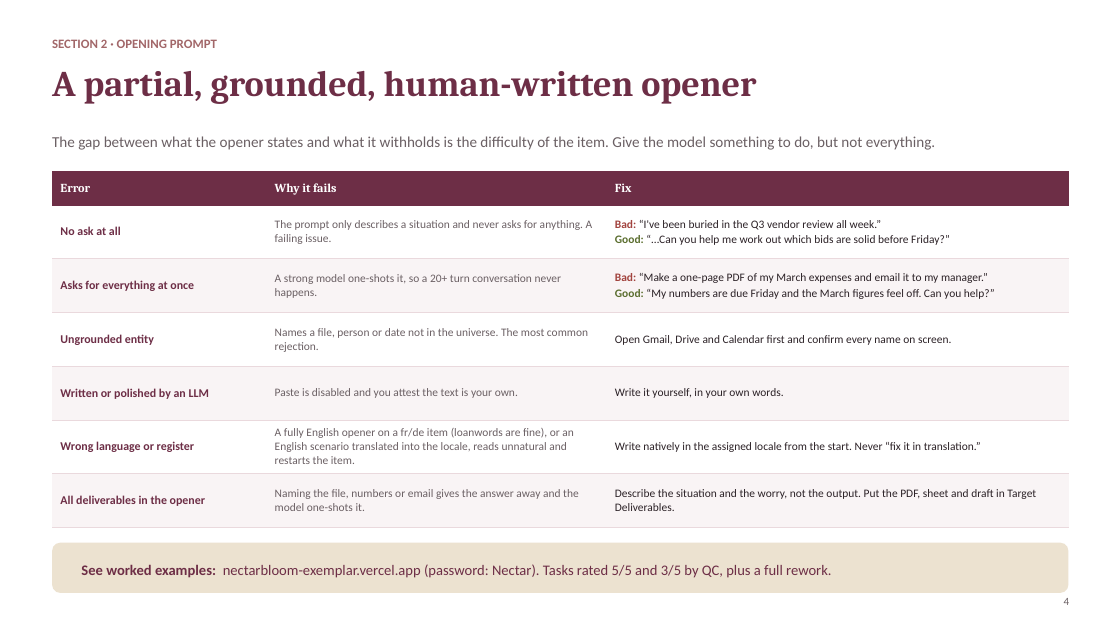
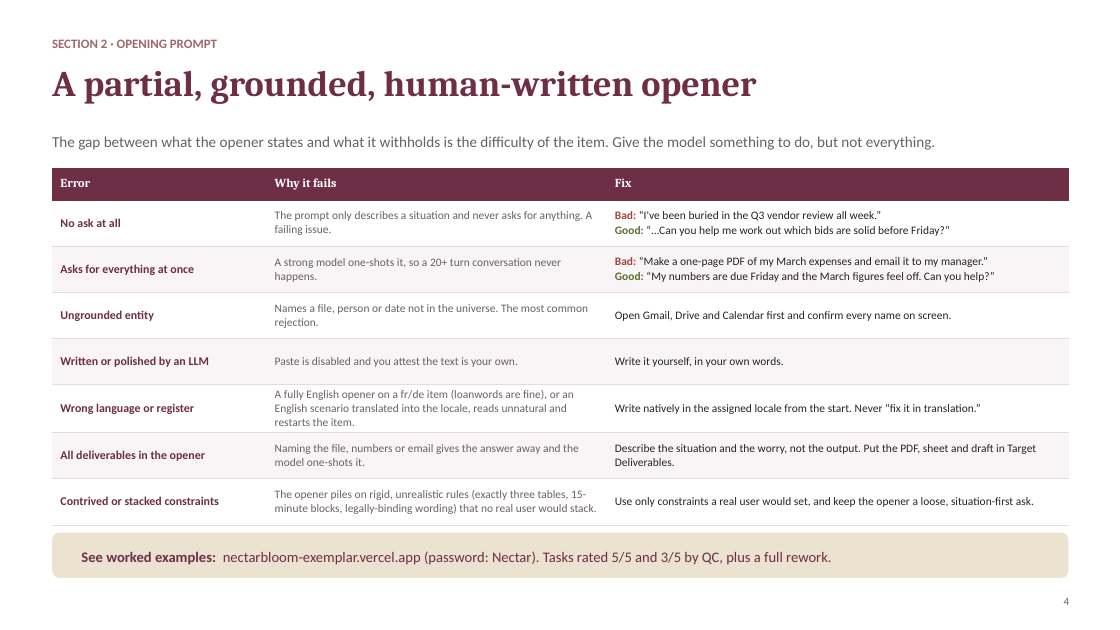
Before and after one commit to jp-999/nectarbloom-hub, a slide deck: slide 4 of assets/Nectarbloom Common Errors.pptx. Drawn at 1120x630 pixels with LibreOffice and Linux fonts; fonts in the diff are those of the drawing. Boxes give left, top, right and bottom in pixels: in the first picture for what was removed or moved away, otherwise in the second. Text is boxed around its words. In the diff, an @@ line names an element or a change of style, - is before the commit and + after.

```diff
--- a/assets/Nectarbloom Common Errors.pptx
+++ b/assets/Nectarbloom Common Errors.pptx
@@ table at (x1=52, y1=168, x2=1069, y2=523) @@
+row 8: Contrived or stacked constraints | The opener piles on rigid, unrealistic rules (exactly three tables, 15-minute blocks, legally-binding wording) that no real user would stack. | Use only constraints a real user would set, and keep the opener a loose, situation-first ask.
@@ rounded rectangle resized from (x1=52, y1=543, x2=1069, y2=593) to (x1=52, y1=533, x2=1069, y2=578) @@
@@ text "See worked examples: nectarbloom-exemplar.vercel.app (passwo ..." moved from (x1=81, y1=564, x2=831, y2=578) to (x1=81, y1=551, x2=831, y2=565) @@
```
Also in this commit, not shown: 3 other slides changed, 1 slide added, 7 other files.
